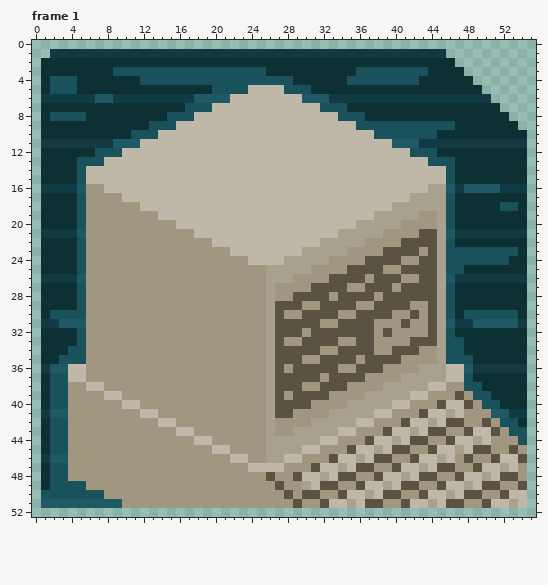
Pixel-art file, stored at assets/interaction/portraits.aseprite. Above: the version before the commit.
56x53 pixels, 2 frames. Shown: frame 1.
The same view after the edit:
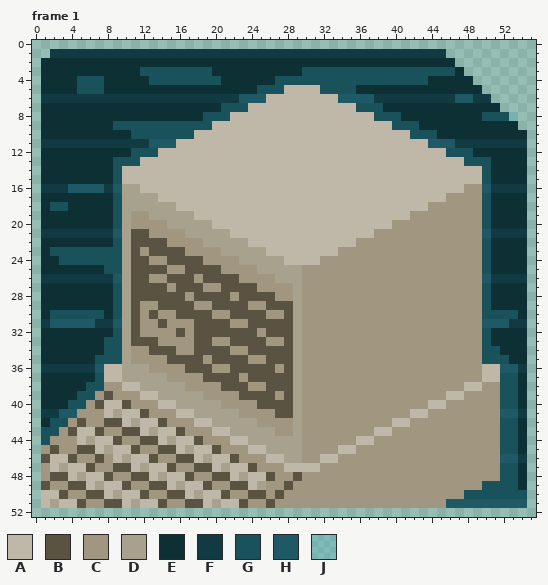
Palette (. is transparent): A #bfb8a8  B #5a5341  C #a19680  D #a8a18e  E #0c3034  F #123a42  G #19525b  H #1e5965  J #40b2c942
From old to new:
Changed rows in their new state; - is an unchanged pixel.
Frame 1, layer "Terminal":
first column x 1:
 3 --------EEE--------EEEEEE----GGGGGG--------GGG--------
 4 -EEEGGG----E--------EEEEEE--GGGGGG--------G-----------
 5 -EEEGGG------------EEEEEGGGAAAAGGGG-------------------
 6 ------FF---------FFFFFHHH----AAAAHHHH---------HH------
 7 ----------------EEEEGGG--------AAAAGGG----------------
 8 -EEEE---------EEEEGGG------------AAAAGGG---------GGGJ-
 9 --------GGGG---GGGG----------------AAAA---EEEE--------
10 -------------GGGG--------------------AAAA-------------
11 --------FFFFHHH------------------------AAAAHHH--------
12 ------EEEEGGG----------------------------AAAAGGG------
13 ----EEEEGGG--------------------------------AAAAGGG----
14 ----EEEEG------------------------------------AAAAG----
15 ----EEEEG------------------------------------AAAAG----
16 ---H-HHFHDD--------------------------------AAAACC-F---
17 ----EEEEGDDDD----------------------------AAAACCCCG----
18 -GG-EEEEGDDDDDD------------------------AAAACCCCCCG-EE-
19 ----EEEEGD--DDDDD--------------------AAAAC--CCCCCG----
20 ----EEEEGD----DDDDD----------------AAAAC----CCCCCG----
21 ----FFFFHDBB----DDDDD------------AAAAC----CCCCCCCH----
22 ----EEEEGDBBBB----DDDDD--------AAAAC----CCCCCCCCCG----
23 -GGG-GGGGDB-BBBB----DDDDD----AAAAC----CCCC-CCCCCC-EEE-
24 --GG-GGGGDBB--BBBB----DDDDDAAAAC----CCCC--CCCCCCC-EE--
25 ----EEEGGDBBBB--BBBB----D----C----CCCC--CCCCCCCCCG----
26 ----FFFFHDBB--BBB-BBBB---C--D---CCCC-CCC--CCCCCCCH----
27 ----EEEEGDBBBB-BBB--BBBB-C--D-CCCC--CCC-CCCCCCCCCG----
28 ----EEEEGDBBBBBB-BBBB-BBBB--DCCC-CCCC-CCCCCCCCCCCG----
29 ----EEEEGDB--BBBB--BBBB--B--D--CCCC--CCCC--CCCCCCG----
30 -----GGEGDB-B--BBBB--BBBBCCBDCCCC--CCCC--C-CCCCCC-----
31 -H---HFFHDB--B---BBBB--BBB--DCC--CCCC---C--CCCCCC---F-
32 ----EEEEGDB----B-BBBBBBB-B--D-CCCCCCC-C----CCCCCCG----
33 ----EEEGGDBBB----BB--BBBBCCBDCCCC--CC----CCCCCCCCG----
34 ---EEEEGGD--BBB--BBBB--BBB--DCC--CCCC--CCC--CCCCCGG---
35 --EEEEGGGD----BBBB-BBBB--B--D--CCCC-CCCC----CCCCCGGG--
36 -FFFFFHAADDD----BBB--BBBBBCBDCCCC--CCC----CCCCCCCAAHH-
37 -EEEEEGAADDDDD----BBBB-BBB--DCC-CCCC----CCCCCCCCCAAGG-
38 -EEEEGG--AADDDDD----BBB--B--D--CCC----CCCCCCC--AACCGG-
39 -EEEGG-BC--AADDDDD----BBBBCBDCCC----CCCCCCC--AA-CCCGG-
40 -EEGG-BAABC--AADDDDD----BB--DC----CCCCCCC--AACCC-CCGG-
41 -F-H---ADAABC--AADDDDD---C--D---CCCCCCC--AACCCC---C-H-
42 ----B--BBADAABC--AADDDDD-C--D-CCCCCCC--AACCCCCC--C----
43 G-CBAAB--BBADAABC--AADDDD----CCCCCC--AACCCCCC--CCCCG-E
44 GCC-ADAAB--BBADAABC--AADD----CCCC--AACCCCCC--CCCCC-GGE
45 CBC-BBADAAB--BBADAABC--AA----CC--AACCCCCC--CCCCCCC-GGE
46 BAAB--B-ADAAB--BBADAABC--AADD--AACCCCCC--CCCCC-C--CHHF
47 CADAAB--BBADAAB--BBADAABCCCAAAACCCCCC--CCCCCCC--CCCGGE
48 CBBADAAB--BBADAAB--BBADAA----CCCCCC--CCCCCCC--CCCCCGGE
49 BCCBBADAAB--BBADAAB--BBAD-CB-CCCC--CCCCCCC--CCCCCGGGGE
50 AABCCBBADAAB--BBADAAB--BB-BC-CC--CCCCCCC--CCCCCGGGGGGG
51 ADAABCCBBADAAB--BBADAAB--B--C--CCCCCCC--CCCCCHHHHHHHHH
